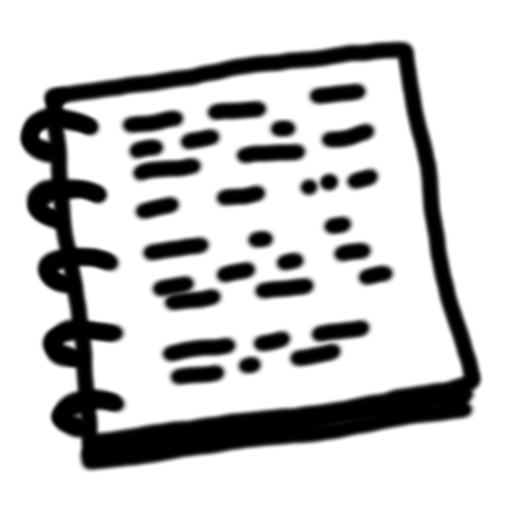
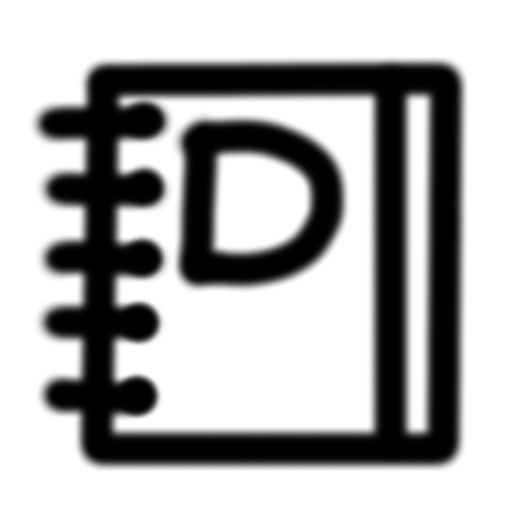
Layered file, before and after one edit (512 x 512). Changes by layer:
painted on "Layer" over [17, 38, 485, 474]
added layer "Layer #2" above "icon512x512.png" over [93, 75, 445, 453]
hid "Layer #1" over [17, 38, 485, 474]
